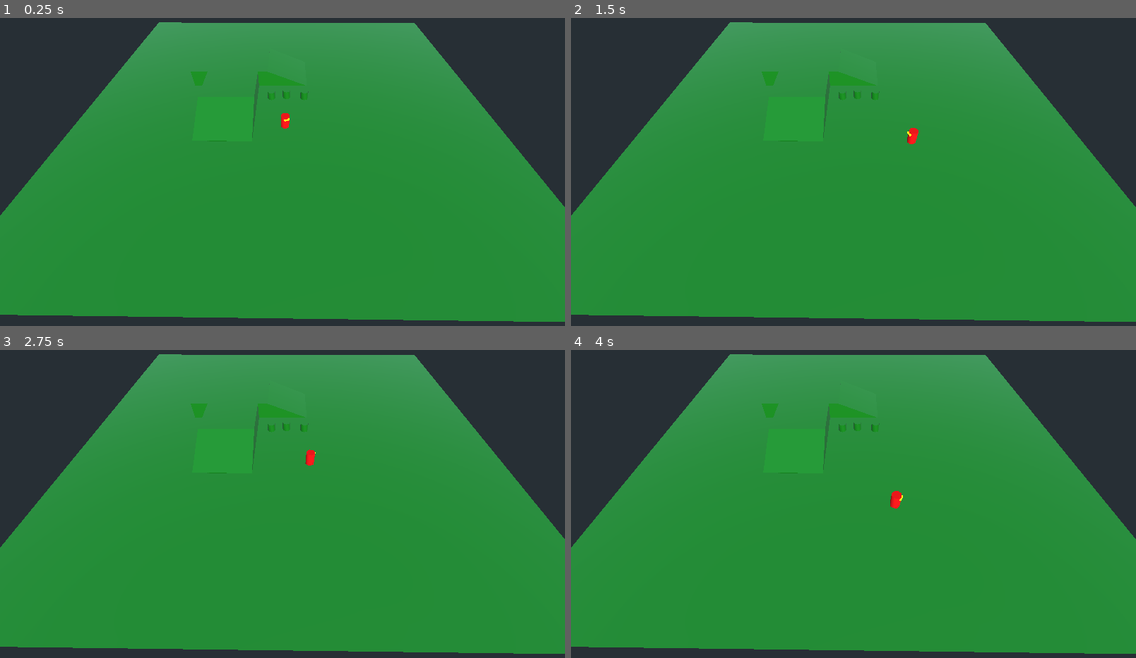
Above: before the commit, frames 1-4 (two rows, left to right).
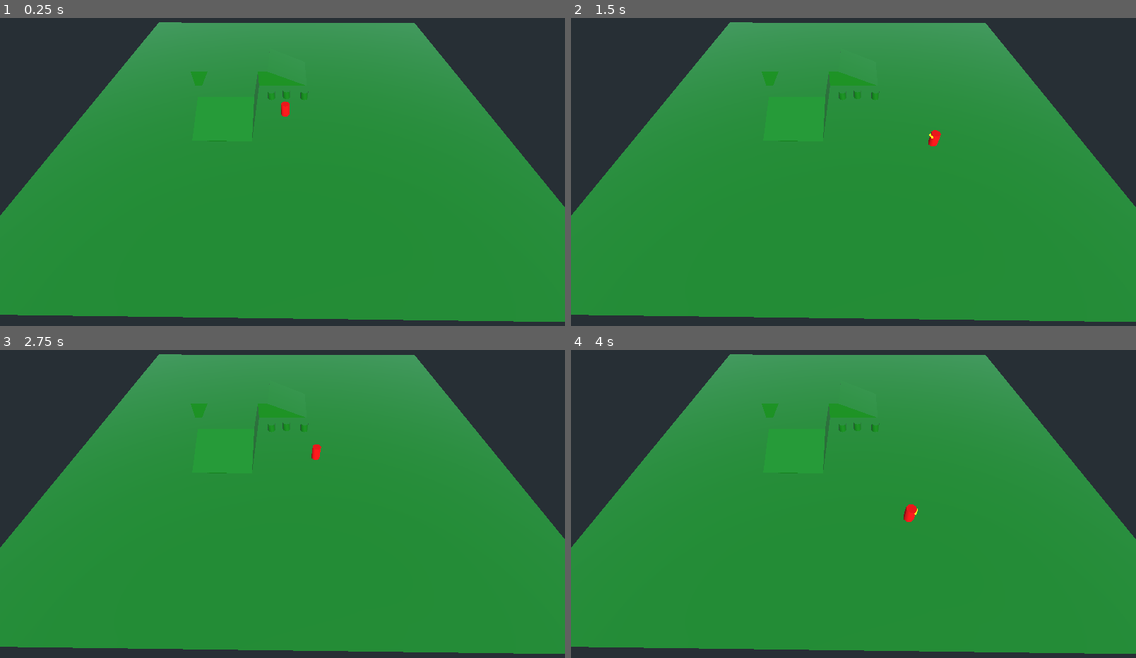
Above: after the commit, the same moments.

Repository: sidbc/3DPathFinding
Game: Godot game, scene res://Game.tscn
Same seed, same stepped clock (60 frames per second), same inputs: the game is played once before the commit and once after it.
Inputs (mouse positions are in pixels of both pictures, inside the frame that each line leads up to):
- Up to frame 1 (0.25 s): no input
- Up to frame 2 (1.5 s): tap Enter at 0.5 s; move the mouse to (977, 162) at 0.52 s; click (977, 162) at 0.67 s; move the mouse to (740, 196) at 1.27 s; click (740, 196) at 1.42 s
- Up to frame 3 (2.75 s): move the mouse to (339, 439) at 2.02 s; click (339, 439) at 2.17 s
- Up to frame 4 (4 s): move the mouse to (825, 577) at 2.77 s; click (825, 577) at 2.92 s; move the mouse to (1023, 559) at 3.52 s; click (1023, 559) at 3.67 s

The runs differ from the first frame. In frame 1, 0.1% of the frame differs, in the area x 49-52%, y 27-36%; in frame 2, 0.2%; in frame 3, 0.1%; in frame 4, 0.2%, in the area x 56-62%, y 45-56%.

Commit message:
Parameterize camera and navigation node path

Diff:
--- a/Game.tscn
+++ b/Game.tscn
@@ -1,8 +1,7 @@
-[gd_scene load_steps=10 format=2]
+[gd_scene load_steps=9 format=2]
 
 [ext_resource path="res://Player.tscn" type="PackedScene" id=1]
 [ext_resource path="res://platforms.tres" type="Material" id=2]
-[ext_resource path="res://Player.gd" type="Script" id=3]
 
 [sub_resource type="NavigationMesh" id=6]
 vertices = PoolVector3Array( -43.4, 0.257542, -49.4, -49.4, 0.257542, -49.4, -49.4, 0.257542, -42.2, 49.3, 0.257542, -4 …(7716 unchanged characters)…
@@ -23,11 +22,6 @@
 
 [node name="DirectionalLight" type="DirectionalLight" parent="."]
 transform = Transform( 0.883431, 0.416451, 0.214753, -0.468562, 0.78518, 0.404897, 0, -0.458324, 0.888785, -0.0618858, 87.9133, 64.5334 )
-
-[node name="Player" parent="." instance=ExtResource( 1 )]
-transform = Transform( -0.915796, 0, -0.401644, 0, 1, 0, 0.401644, 0, -0.915796, 0, 0.113133, 11.2214 )
-script = ExtResource( 3 )
-speed = 20
 
 [node name="Navigation" type="Navigation" parent="."]
 
@@ -142,3 +136,7 @@
 
 [node name="Camera" type="Camera" parent="."]
 transform = Transform( 0.999927, -0.0070248, 0.00982046, -0.00362123, 0.601419, 0.798926, -0.0115185, -0.798903, 0.60135, 0.0180874, 36.827, 54.6793 )
+
+[node name="Player" parent="." instance=ExtResource( 1 )]
+transform = Transform( 1, 0, 0, 0, 1, 0, 0, 0, 1, 0, 0.269032, 7.19646 )
+speed = 30
--- a/Player.gd
+++ b/Player.gd
@@ -1,8 +1,9 @@
 extends KinematicBody
 
 export var speed = 10
-onready var camera = $"../Camera"
-onready var navigation = $"../Navigation"
+export (NodePath) onready var camera_node = NodePath("../Camera")
+export (NodePath) onready var navigation_node = NodePath("../Navigation")
+
 var space_state : PhysicsDirectSpaceState
 var path = []
 var path_index = 0
@@ -12,9 +13,13 @@
 
 func _input (event):
 	var mouse_event = event as InputEventMouseButton
+
 	if mouse_event == null:
 		return
+
 	if mouse_event.pressed and mouse_event.button_index == BUTTON_LEFT:
+		var camera = get_node(camera_node)
+		var navigation = get_node(navigation_node)
 		var from = camera.project_ray_origin(mouse_event.position)
 		# 1000 = length of ray
 		var to = from + camera.project_ray_normal(mouse_event.position) * 1000
--- a/Player.tscn
+++ b/Player.tscn
@@ -1,4 +1,6 @@
-[gd_scene load_steps=4 format=2]
+[gd_scene load_steps=5 format=2]
+
+[ext_resource path="res://Player.gd" type="Script" id=1]
 
 [sub_resource type="CapsuleShape" id=1]
 
@@ -14,6 +16,7 @@
 emission_on_uv2 = false
 
 [node name="Player" type="KinematicBody"]
+script = ExtResource( 1 )
 
 [node name="CollisionShape" type="CollisionShape" parent="."]
 transform = Transform( 1, 0, 0, 0, -4.37114e-08, -1, 0, 1, -4.37114e-08, -0.00764179, 1.49616, -0.0160742 )
